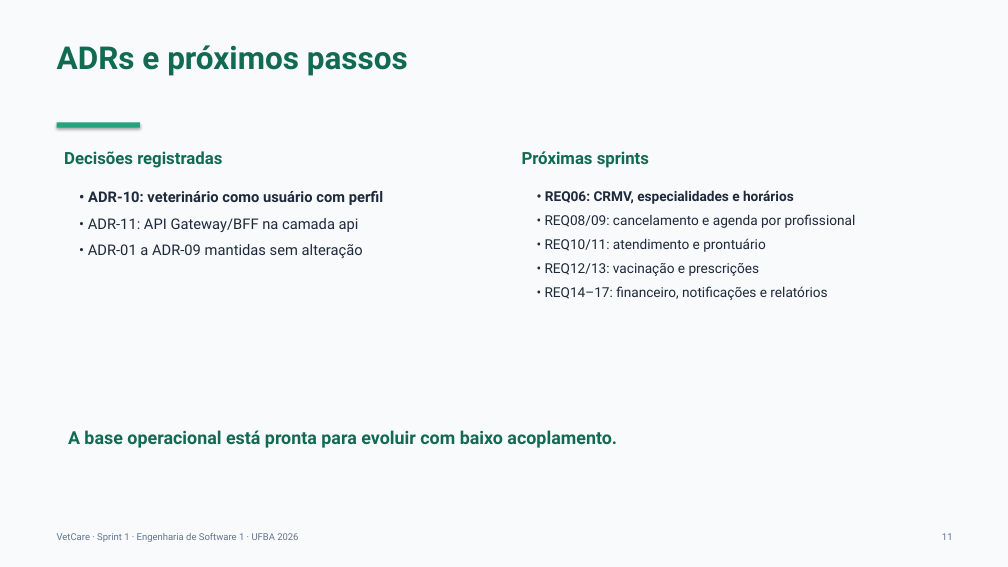
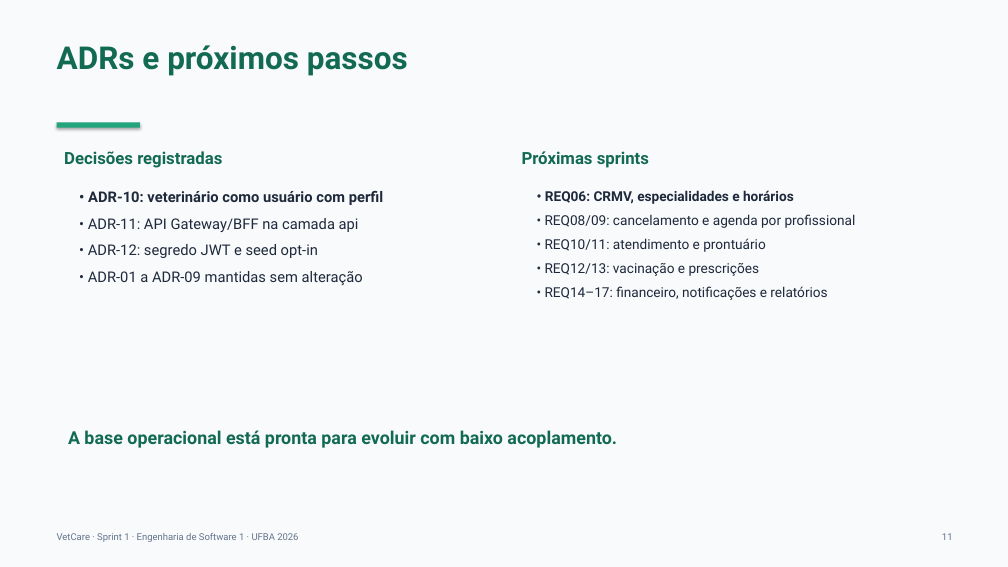
Before and after one commit to VitorSant0s/vetcare, a slide deck: slide 11 of docs/slides/VetCare-Sprint-1.pptx. Drawn at 1008x567 pixels with LibreOffice and Linux fonts; fonts in the diff are those of the drawing. Boxes give left, top, right and bottom in pixels: in the first picture for what was removed or moved away, otherwise in the second. Text is boxed around its words. In the diff, an @@ line names an element or a change of style, - is before the commit and + after.

Commit message:
fix: corrige achados da revisão de segurança e consistência
- JWT sem segredo padrão; .env importado de fato; seed opt-in e sem senhas no log
- PostgreSQL e Redis restritos a 127.0.0.1
- Auditoria grava o e-mail do usuário autenticado
- Cache Redis habilitado (@EnableCaching)
- Horário de consulta normalizado e índice único por veterinário/horário
- Proteção contra auto-desativação e remoção do último administrador
- Bloqueio de exclusão/transferência de animal com consultas futuras
- Validação de CPF, 404 correto, fuso horário da clínica
- Correções de UX no front e 30 testes de integração no back
- README, relatório, slides e ADRs atualizados

```diff
--- a/docs/slides/VetCare-Sprint-1.pptx
+++ b/docs/slides/VetCare-Sprint-1.pptx
@@ text at (x1=88, y1=244, x2=318, y2=258): paragraph added @@
+• ADR-12: segredo JWT e seed opt-in
```
Also in this commit, not shown: 3 other slides changed, 34 other files.
